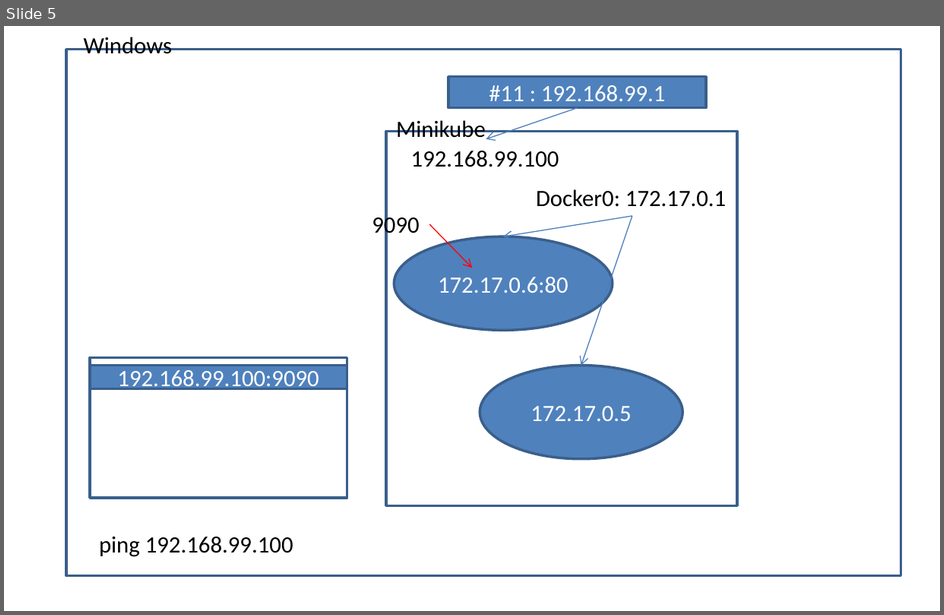
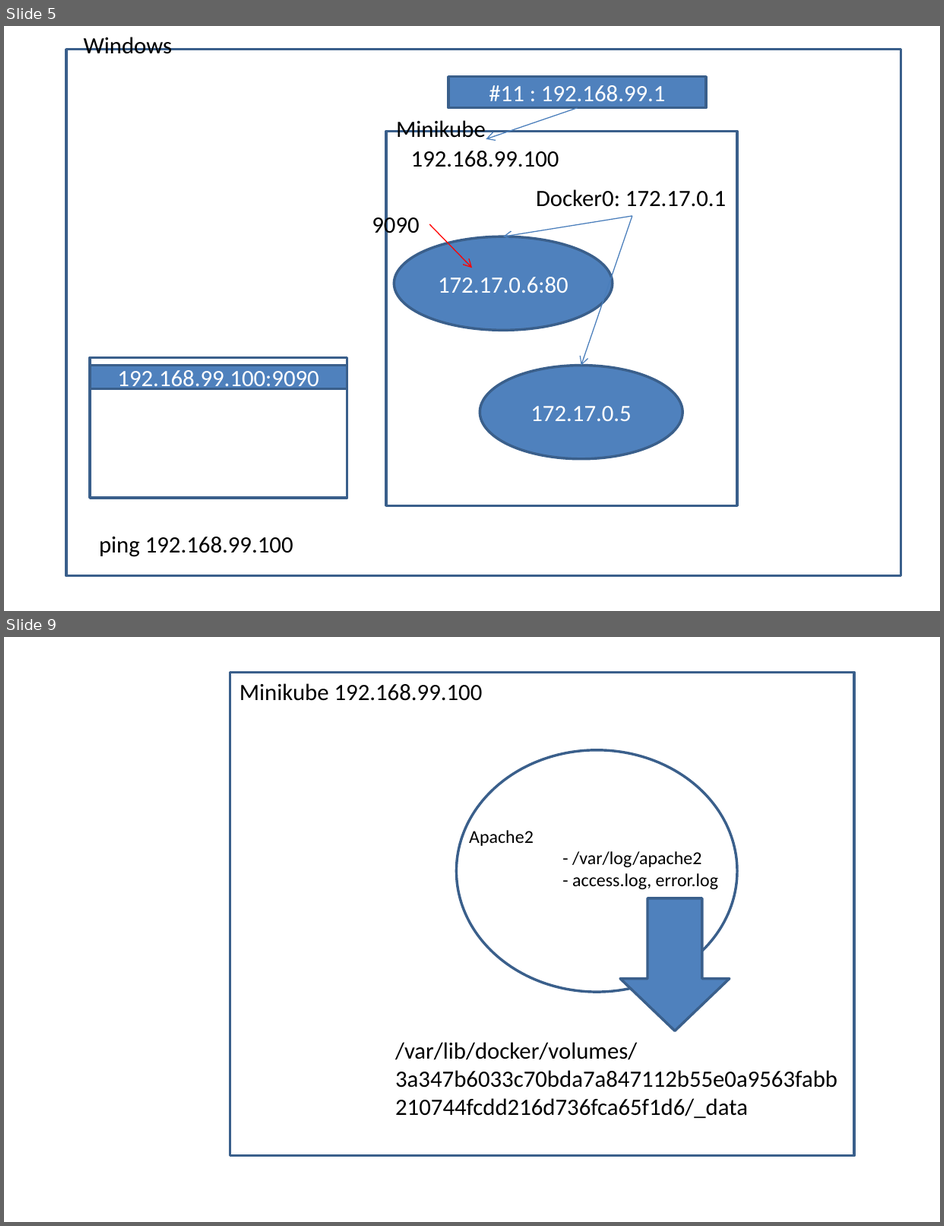
Before and after one commit to aksh-h/can-jun15-dock-kube, a slide deck: rough-diag.pptx. Shown one above the other, each under a label of ours: slide 5 before the commit, slides 5 and 9 after it; the slides between them are not shown. The pictures are 944x615 and 944x1226 pixels, drawn with LibreOffice and Linux fonts; fonts in the diff are those of the drawing. Boxes give left, top, right and bottom in pixels: in the first picture for what was removed or moved away, otherwise in the second. Text is boxed around its words. In the diff, an @@ line names an element or a change of style, - is before the commit and + after.

```diff
--- a/rough-diag.pptx
+++ b/rough-diag.pptx
@@ slide 9 added at bbox=[4, 637, 940, 1222], background #FFFFFF @@
@@ rectangle added at bbox=[230, 673, 855, 1157], outline #3A5F8C 2 pt @@
@@ text added at bbox=[240, 683, 483, 701], 18 pt, text #000000 @@
+Minikube 192.168.99.100
@@ ellipse added at bbox=[456, 750, 737, 992], outline #3A5F8C 2 pt @@
@@ text added at bbox=[469, 830, 718, 889], 14 pt, text #000000 @@
+Apache2
+- /var/log/apache2
+- access.log, error.log
@@ right arrow added at bbox=[620, 898, 730, 1031], fill #4F81BD, outline #3A5F8C 2 pt @@
@@ text added at bbox=[395, 1042, 748, 1118], 18 pt, text #000000 @@
+/var/lib/docker/volumes/3a347b6033c70bda7a847112b55e0a9563fabb210744fcdd216d736fca65f1d6/_data
```
Also in this commit, not shown: 1 slide changed, 2 other slides added.
